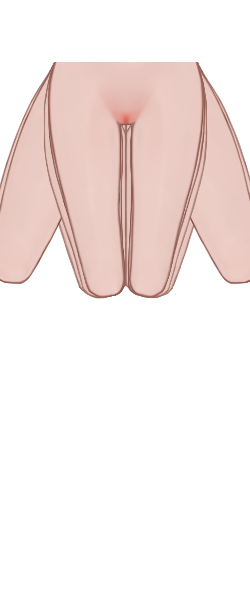
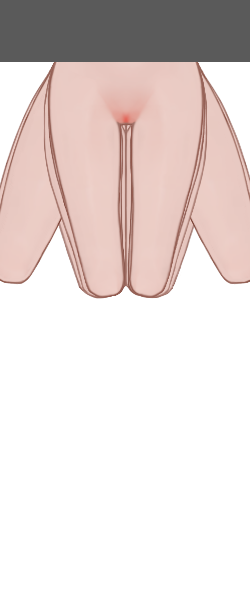
Layered file, before and after one edit (250x600). Changes by layer:
added layer "图层 1 副本" (65%) above "新Default 副本" over [0, 0, 250, 62]
